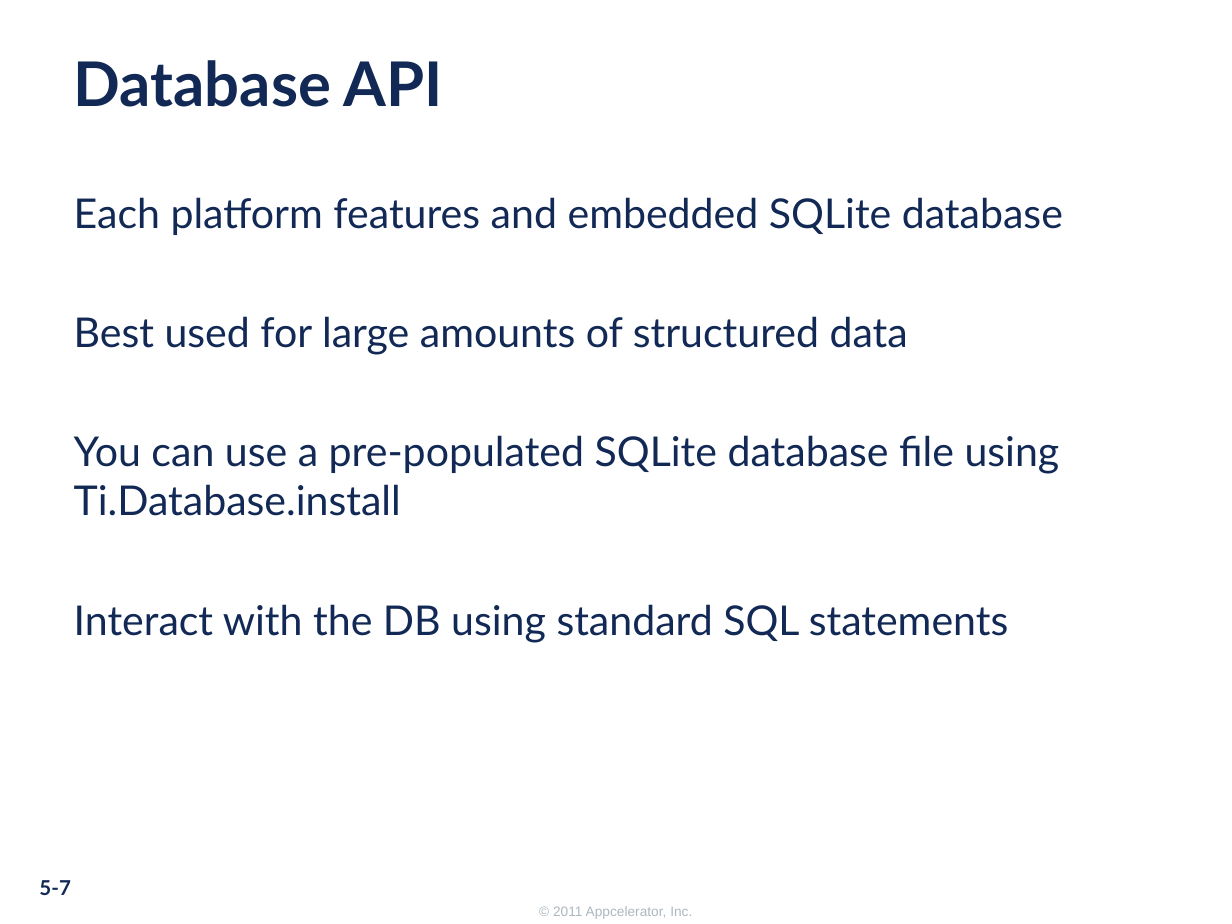
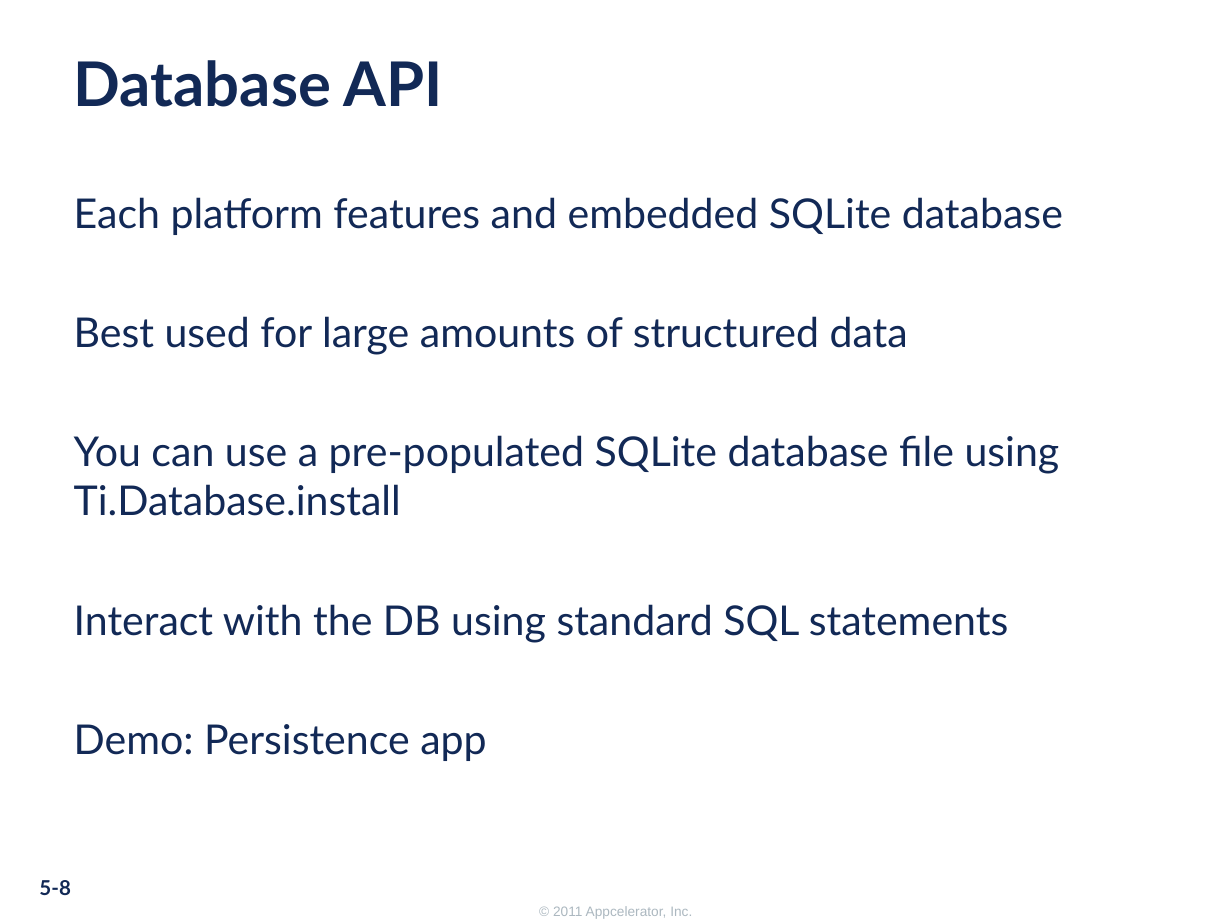
Before and after one commit to appcelerator-training-archive/tcad_certification, a slide deck: slide 8 of 250/250.ppt (slide 7 before the commit). Drawn at 1232x924 pixels with LibreOffice and Linux fonts; fonts in the diff are those of the drawing; background and template pictures are left out. Boxes give left, top, right and bottom in pixels: in the first picture for what was removed or moved away, otherwise in the second. Text is boxed around its words. In the diff, an @@ line names an element or a change of style, - is before the commit and + after.

```diff
--- a/250/250.ppt
+++ b/250/250.ppt
@@ text at (74,724,486,761): paragraph added @@
+Demo: Persistence app
@@ page number at (39,880,70,895): text changed @@
-5-7
+5-8
```
Also in this commit, not shown: 3 slides added, 1 slide removed, 34 other files.
